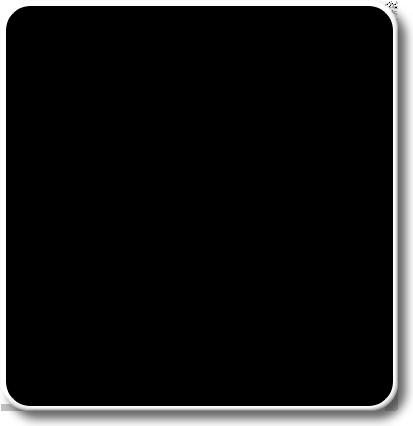
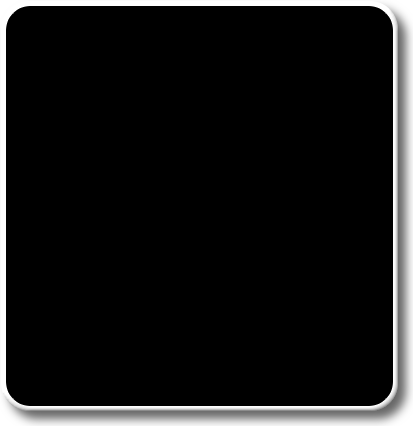
Layered file, before and after one edit (413 × 426). Changes by layer:
painted on "black box" over [1, 1, 398, 411]
